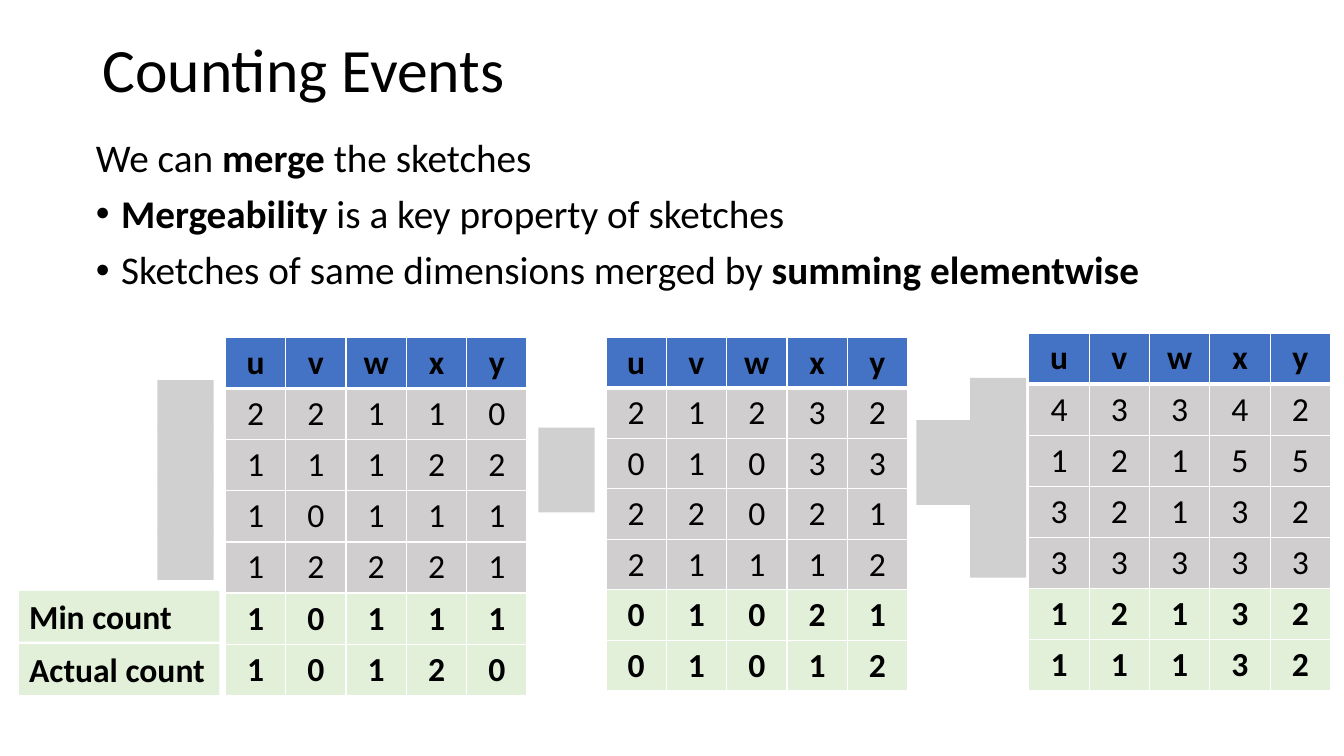
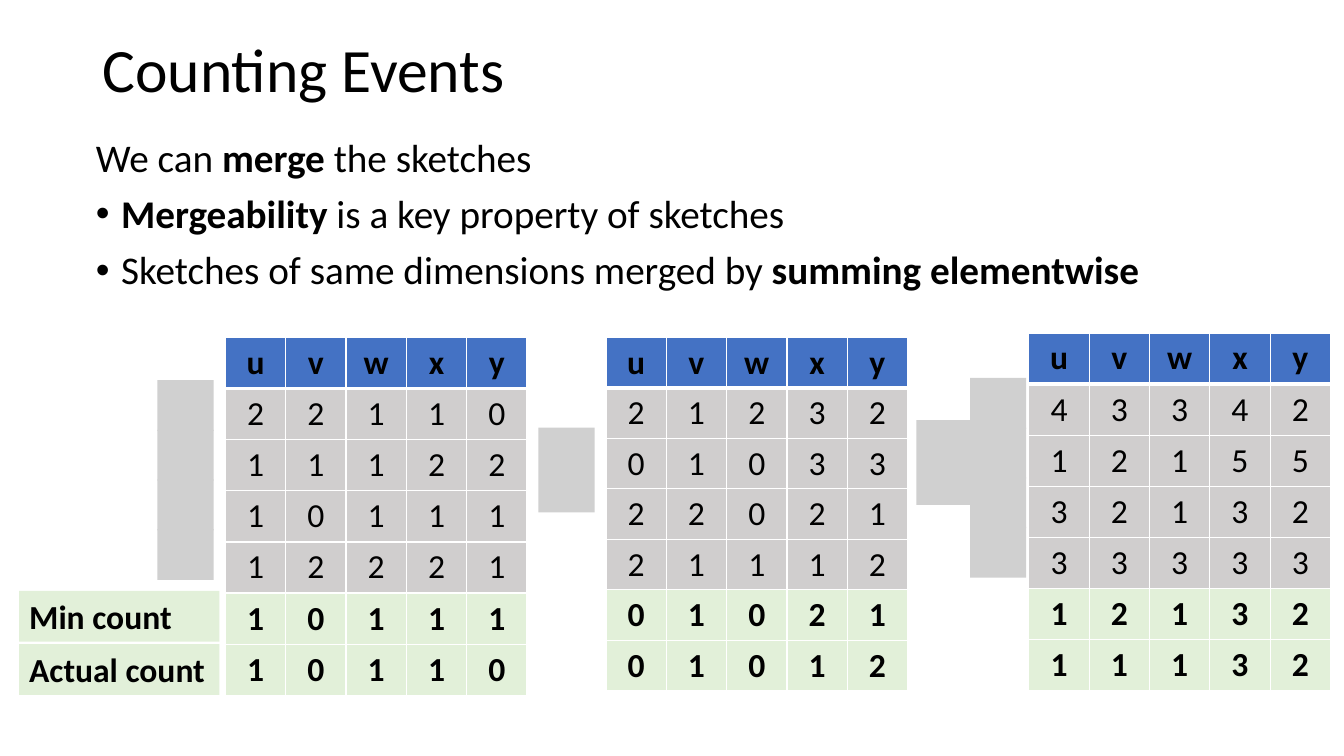
Before and after one commit to StephenElston/CSCI-E-108, a slide deck: slide 83 of slides/6_OnlineAnalytics_Part1.pptx (slide 82 before the commit). Drawn at 1344x756 pixels with LibreOffice and Linux fonts; fonts in the diff are those of the drawing; grey boxes stand for pictures. Boxes give left, top, right and bottom in pixels: in the first picture for what was removed or moved away, otherwise in the second. Text is boxed around its words. In the diff, an @@ line names an element or a change of style, - is before the commit and + after.

```diff
--- a/slides/6_OnlineAnalytics_Part1.pptx
+++ b/slides/6_OnlineAnalytics_Part1.pptx
@@ table at box(226, 338, 528, 691) @@
-row 7, column 4: 2
+row 7, column 4: 1
```
Also in this commit, not shown: 9 other slides changed, 1 slide added.
